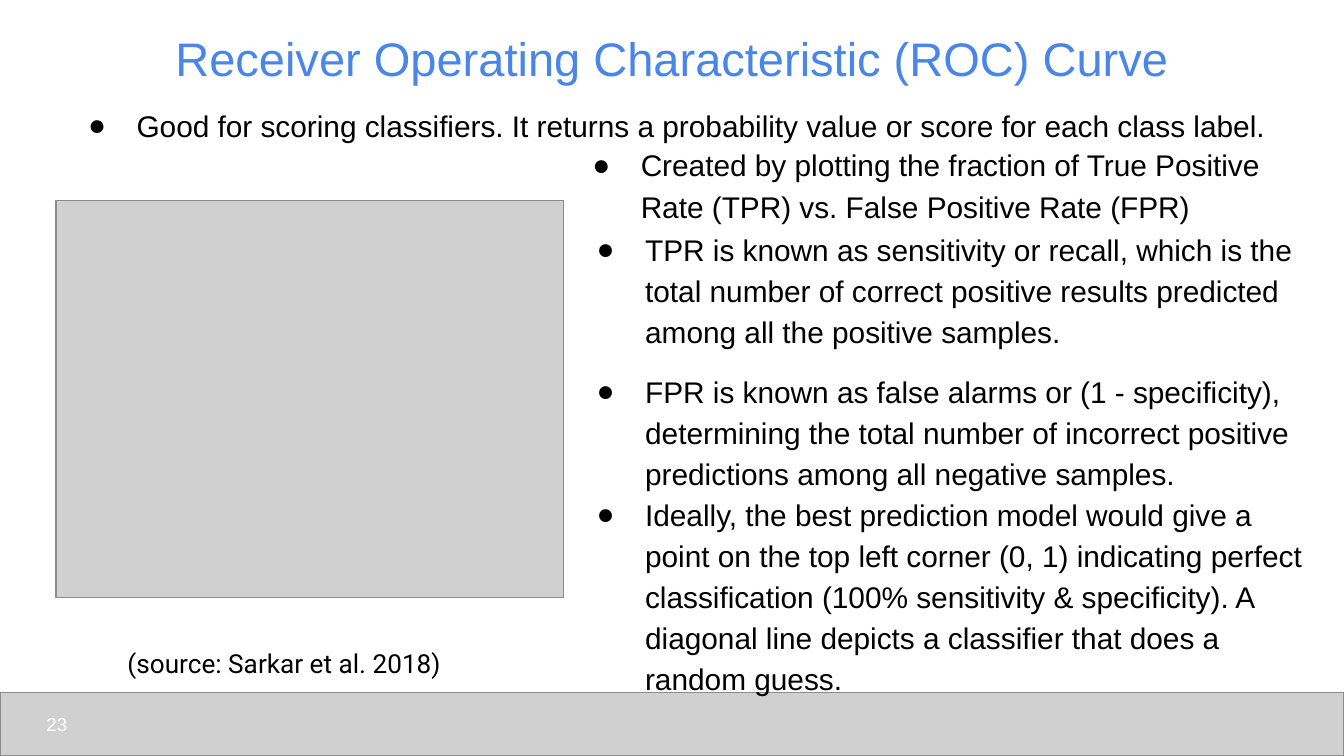
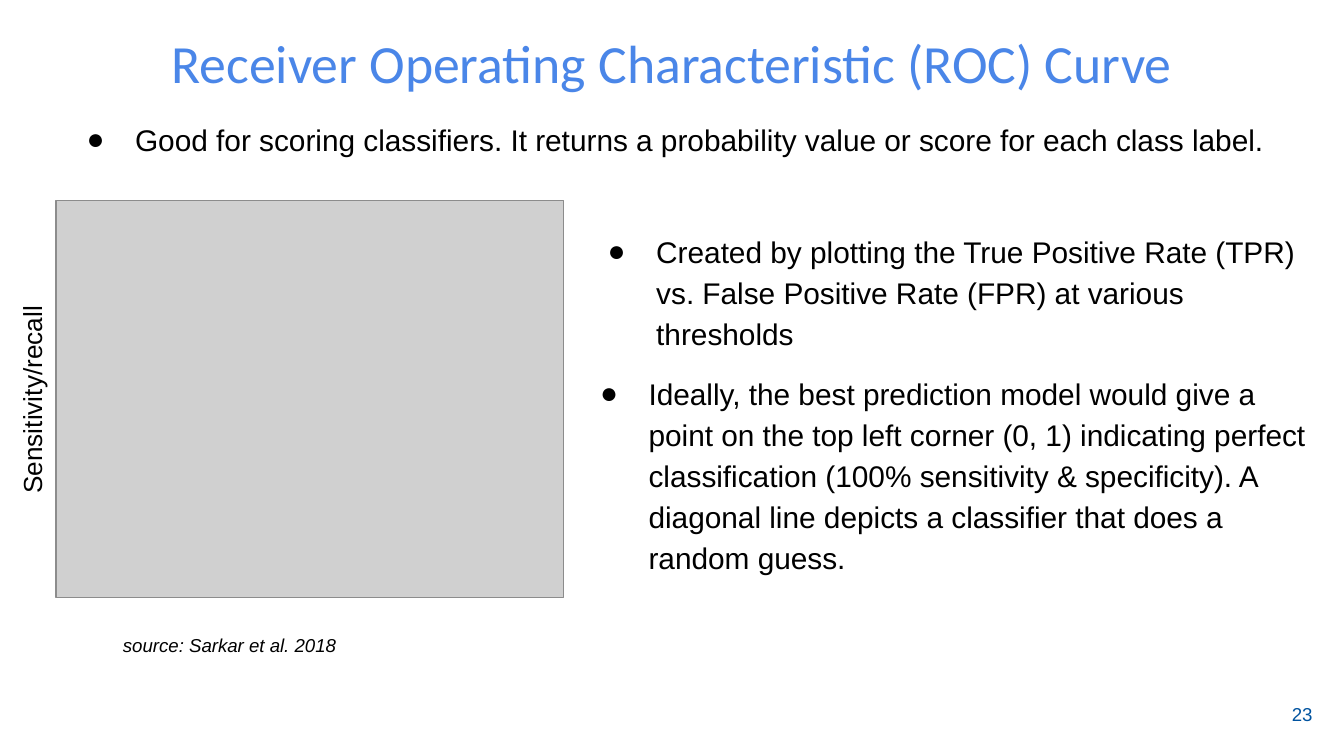
Before and after one commit to udel-cbcb/NIGMS-Sandbox-UD, a slide deck: slide 24 of Submodule_4/Lectures/Submodule_4_Lecture_1_ML_Models_and_Model_Evaluation.pptx (slide 23 before the commit). Drawn at 1344x756 pixels with LibreOffice and Linux fonts; fonts in the diff are those of the drawing; grey boxes stand for pictures; background and template pictures are left out. Boxes give left, top, right and bottom in pixels: in the first picture for what was removed or moved away, otherwise in the second. Text is boxed around its words. In the diff, an @@ line names an element or a change of style, - is before the commit and + after.

```diff
--- a/Submodule_4/Lectures/Submodule_4_Lecture_1_ML_Models_and_Model_Evaluation.pptx
+++ b/Submodule_4/Lectures/Submodule_4_Lecture_1_ML_Models_and_Model_Evaluation.pptx
@@ title "Receiver Operating Characteristic (ROC) Curve" at box(171, 44, 1172, 92): size 25.2 to 28.8 pt, font Arial to Calibri @@
@@ text "Good for scoring classifiers. It ...": place and size @@
-text "Good for scoring classifiers. It ..." at box(137, 115, 1264, 142)
+text "Good for scoring classifiers. It ..." at box(135, 129, 1263, 157)
@@ text removed at box(645, 239, 1291, 491) @@
-● TPR is known as sensitivity or recall, which is the total number of correct positive results predicted among all the positive samples.
-● FPR is known as false alarms or (1 - specificity), determining the total number of incorrect positive predictions among all negative samples.
@@ text at box(656, 241, 1294, 346): text changed @@
-● Created by plotting the fraction of True Positive Rate (TPR) vs. False Positive Rate (FPR)
+● Created by plotting the True Positive Rate (TPR) vs. False Positive Rate (FPR) at various thresholds
@@ text added at box(18, 324, 47, 488), 14 pt, text #000000 @@
+Sensitivity/recall
@@ text "Ideally, the best prediction model ...": place and size @@
-text "Ideally, the best prediction model ..." at box(645, 504, 1302, 696)
+text "Ideally, the best prediction model ..." at box(649, 383, 1305, 575)
@@ text at box(123, 638, 336, 653): text changed; size 14 to 10 pt; font Roboto to Arial; italic on @@
-(source: Sarkar et al. 2018)
+source: Sarkar et al. 2018
@@ page number: place and size @@
-page number at box(46, 718, 67, 731)
+page number at box(1292, 708, 1313, 721)
@@ page number at box(1292, 708, 1313, 721): text colour #FFFFFF to #00539F @@
@@ picture removed at box(0, 692, 1344, 755) @@
```
Also in this commit, not shown: 19 other slides changed, 7 slides added, 8 slides removed, 7 other files.
